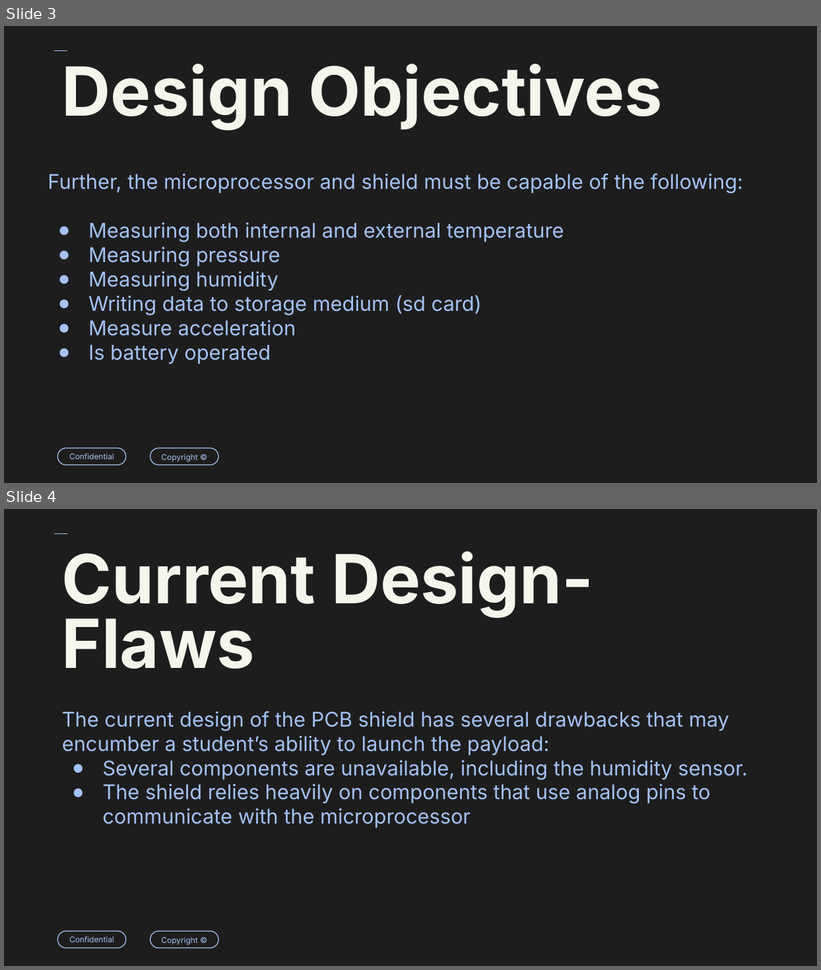
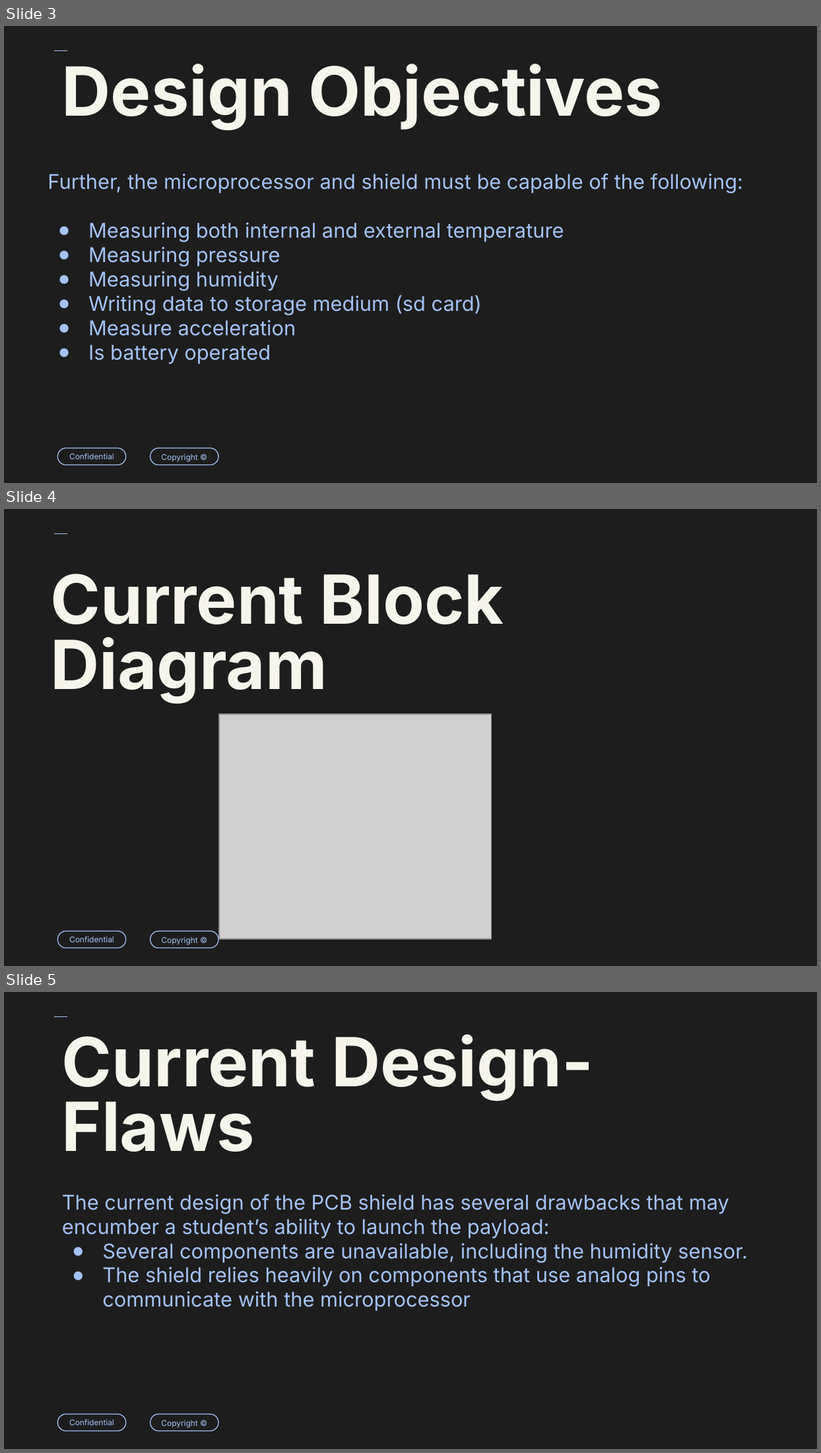
Before and after one commit to lhenriquez02/ENCE_3210_Luciano_Henriquez, a slide deck: PHASE_D/Final Project/FInal Project - High Altitude Balloon Payload.pptx. Shown one above the other, each under a label of ours: slides 3 and 4 before the commit, slides 3, 4 and 5 after it. The pictures are 821x970 and 821x1453 pixels, drawn with LibreOffice and Linux fonts; fonts in the diff are those of the drawing; grey boxes stand for pictures. Boxes give left, top, right and bottom in pixels: in the first picture for what was removed or moved away, otherwise in the second. Text is boxed around its words. In the diff, an @@ line names an element or a change of style, - is before the commit and + after.

```diff
--- a/PHASE_D/Final Project/FInal Project - High Altitude Balloon Payload.pptx
+++ b/PHASE_D/Final Project/FInal Project - High Altitude Balloon Payload.pptx
@@ slide 4 added at [4, 509, 817, 966], background #1D1D1D; not listed: 3 template elements that a slide beside it also shows @@
@@ title added at [50, 574, 504, 703], 60 pt, text #F6F5EC, bold @@
+Current Block Diagram
@@ picture added at [219, 714, 492, 939] @@
@@ what was slide 4 is now slide 5 @@
```
Also in this commit, not shown: 1 slide changed, 1 other slide added, 6 other files.
